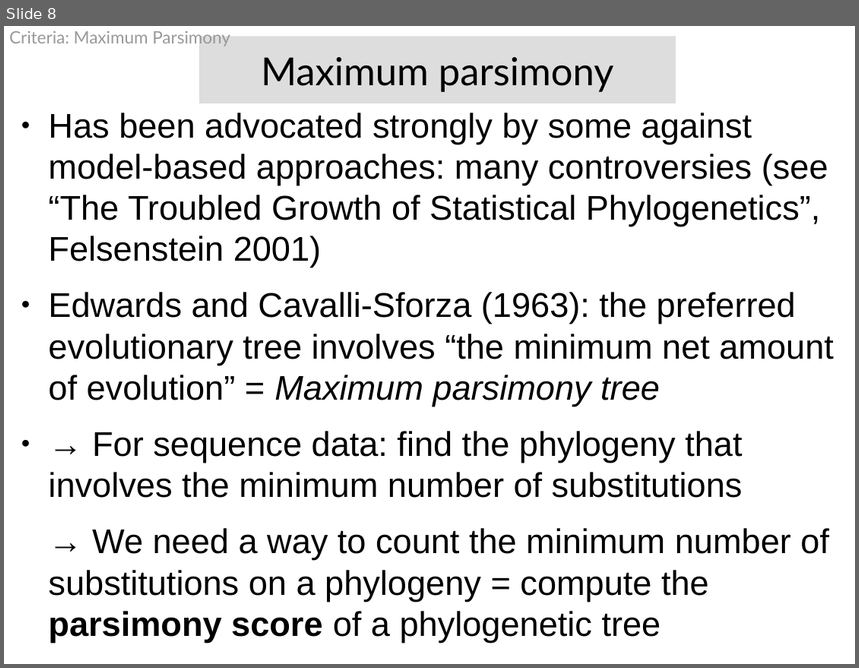
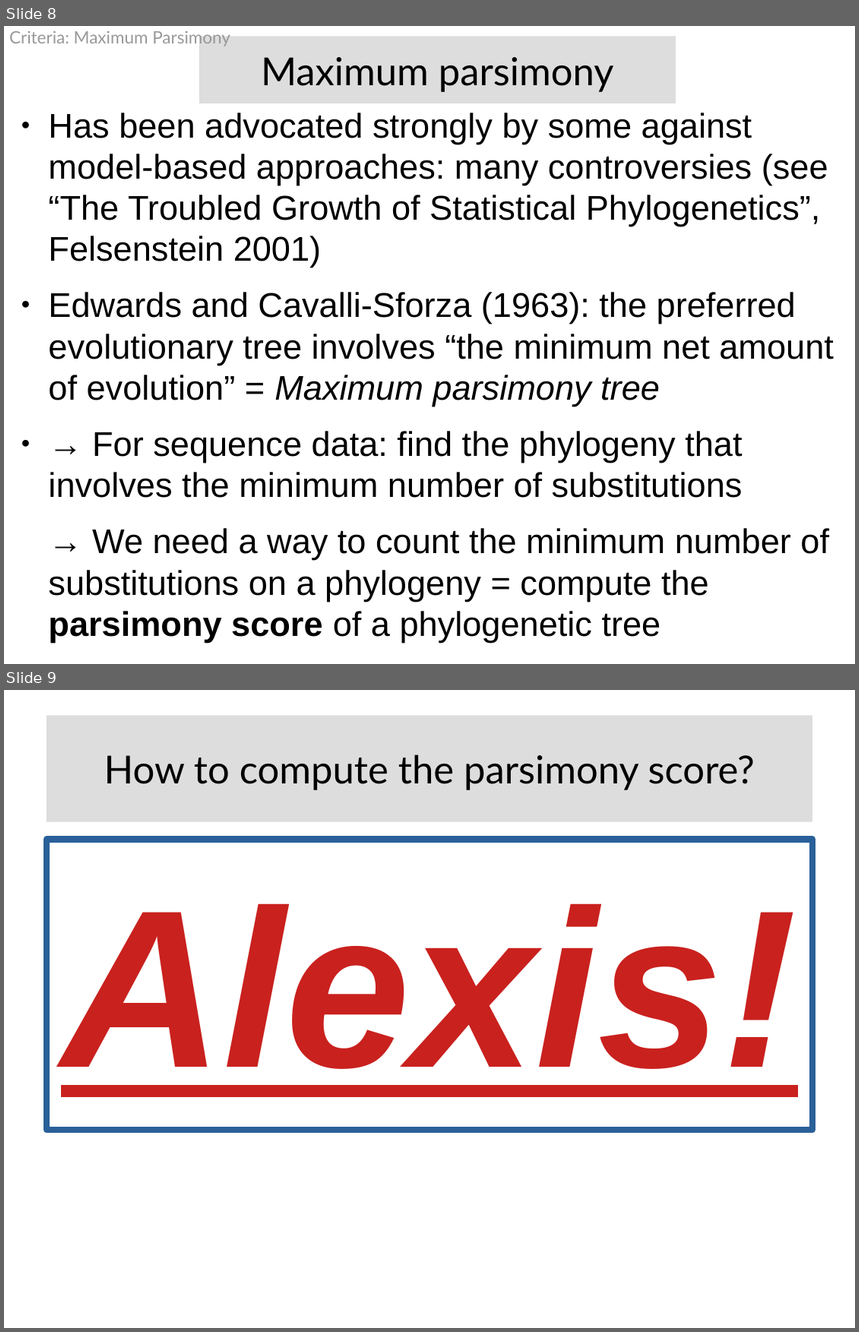
Before and after one commit to Boussau/boussau.github.io, a slide deck: COME_courses/Cambridge_2022/2_optimality_criteria/Presentation_Criteria_Phylogenetics.odp. Shown one above the other, each under a label of ours: slide 8 before the commit, slides 8 and 9 after it. The pictures are 859x668 and 859x1332 pixels, drawn with LibreOffice and Linux fonts; fonts in the diff are those of the drawing. Boxes give left, top, right and bottom in pixels: in the first picture for what was removed or moved away, otherwise in the second. Text is boxed around its words. In the diff, an @@ line names an element or a change of style, - is before the commit and + after.

Commit message:
Removing some material, notably parsimony, presented by Alexis.

```diff
--- a/COME_courses/Cambridge_2022/2_optimality_criteria/Presentation_Criteria_Phylogenetics.odp
+++ b/COME_courses/Cambridge_2022/2_optimality_criteria/Presentation_Criteria_Phylogenetics.odp
@@ slide 9 added at [4, 690, 855, 1328], background #FFFFFF @@
@@ title added at [47, 716, 813, 822], fill #DDDDDD, 36 pt, text #000000 @@
+How to compute the parsimony score?
@@ text added at [47, 839, 813, 1130], outline #2A6099 6.01 pt, 209.5 pt, text #C9211E, bold, italic, underline @@
+Alexis!
```
Also in this commit, not shown: 41 slides changed, 1 other file.
